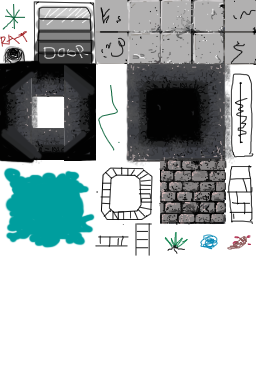
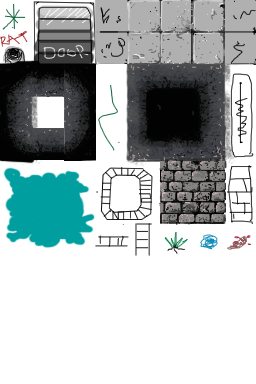
Before/after of a w=256, h=384 layered artwork. What changed in the layer stack:
painted on "Layer 18" over [1, 65, 95, 160]
painted on "Layer 20" over [76, 134, 85, 147]
